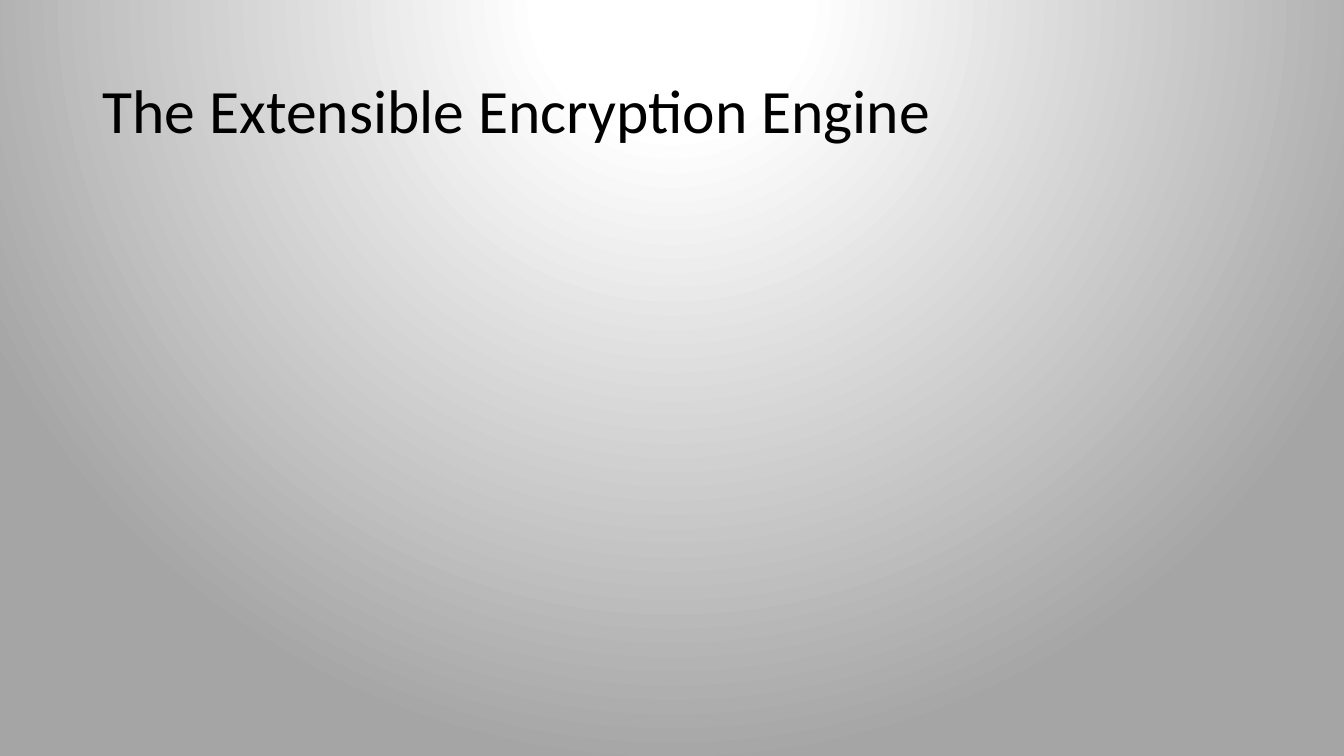
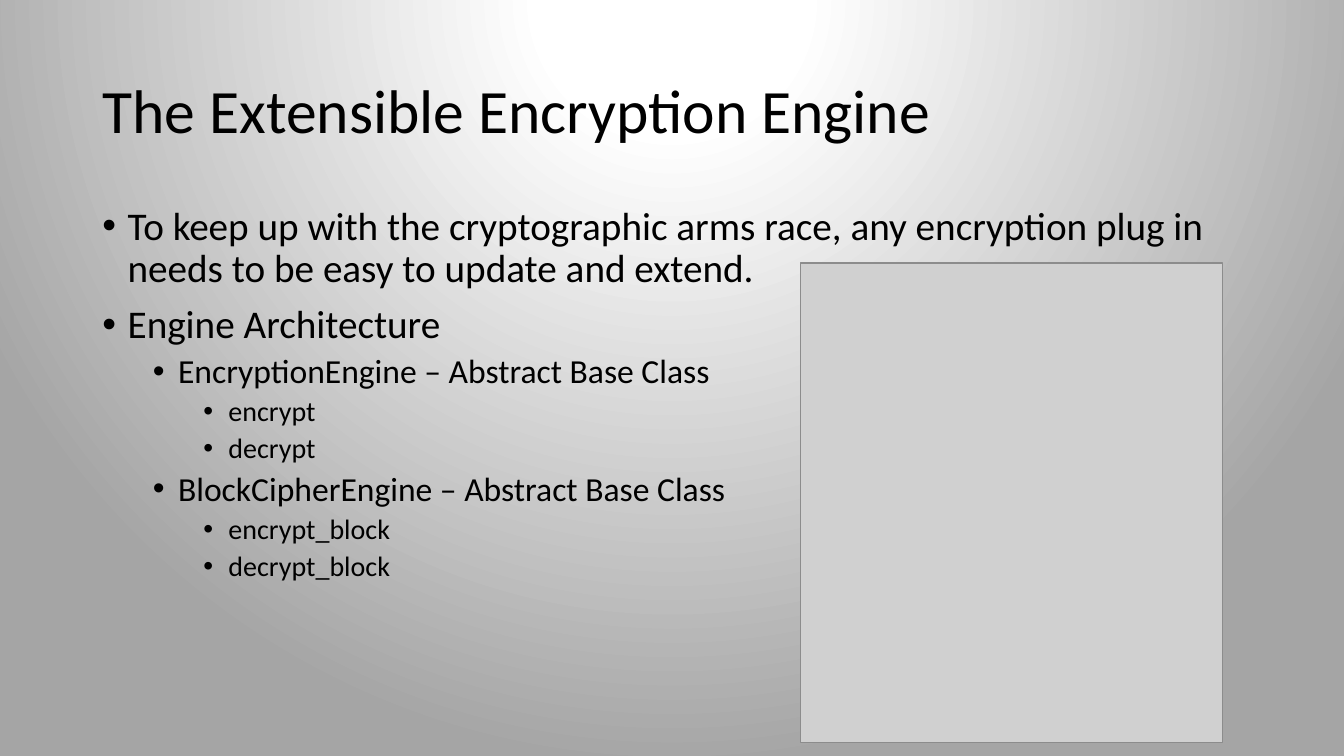
Before and after one commit to manistal/vimcryption, a slide deck: slide 5 of doc/final/FinalPresentation_Vimcryption.pptx. Drawn at 1344x756 pixels with LibreOffice and Linux fonts; fonts in the diff are those of the drawing; grey boxes stand for pictures. Boxes give left, top, right and bottom in pixels: in the first picture for what was removed or moved away, otherwise in the second. Text is boxed around its words. In the diff, an @@ line names an element or a change of style, - is before the commit and + after.

```diff
--- a/doc/final/FinalPresentation_Vimcryption.pptx
+++ b/doc/final/FinalPresentation_Vimcryption.pptx
@@ text added at box(128, 212, 1203, 581), 28 pt, text #000000 @@
+• To keep up with the cryptographic arms race, any encryption plug in needs to be easy to update and extend.
+• Engine Architecture
+  • EncryptionEngine – Abstract Base Class
+    • encrypt
+    • decrypt
+  • BlockCipherEngine – Abstract Base Class
+    • encrypt_block
+    • decrypt_block
@@ picture added at box(801, 263, 1223, 743) @@
```
Also in this commit, not shown: 7 other slides changed, 3 slides added, 1 slide removed, 2 other files.
